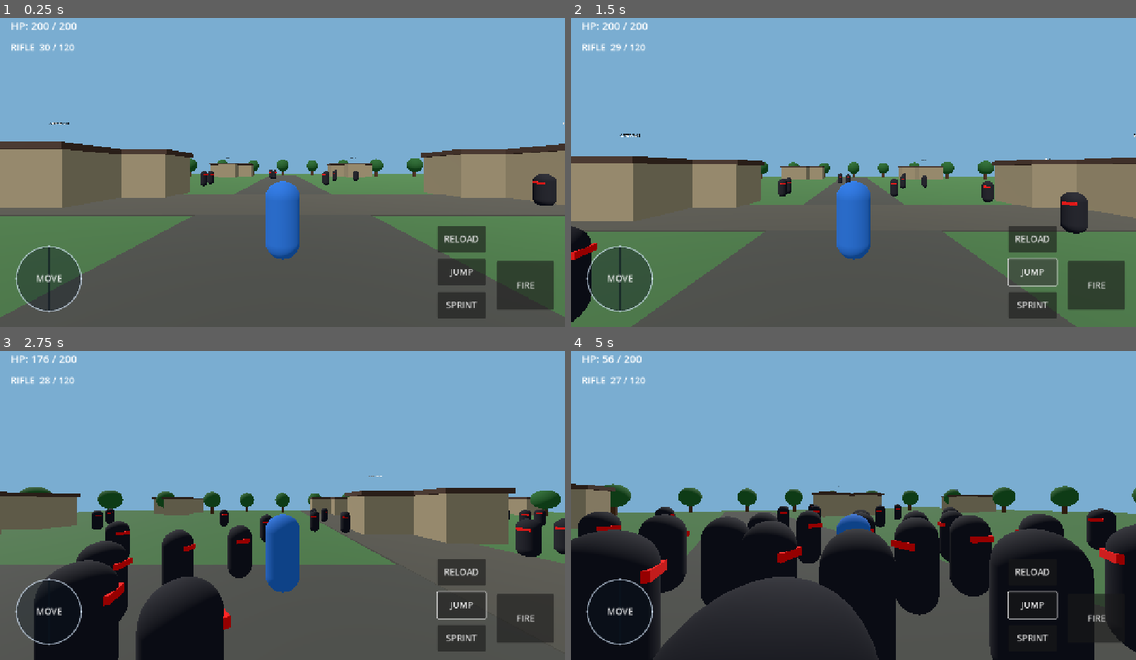
Above: before the commit, frames 1-4 (two rows, left to right).
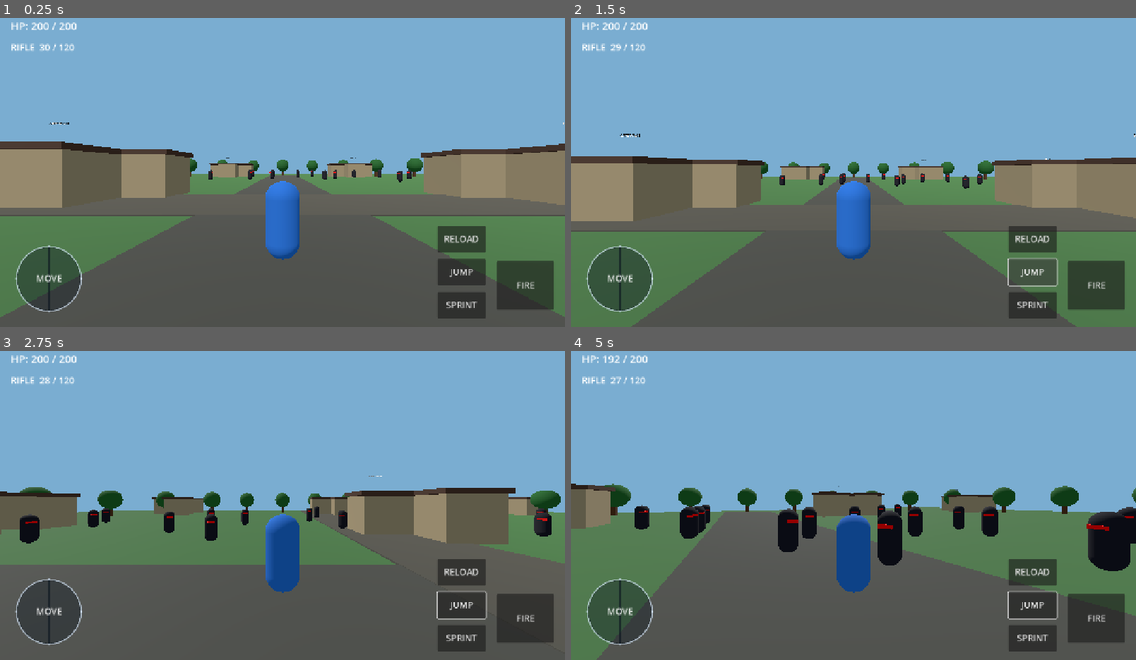
Above: after the commit, the same moments.

Repository: suhansarkerzzz-afk/Free-Fire-2017-Classic-Remastered
Game: Godot game, scene res://scenes/main.tscn
Two runs of this game, one before a commit and one after it. Both use one fixed random seed, a clock stepped at 60 frames per second and the inputs below.
Inputs (mouse positions are in pixels of both pictures, inside the frame that each line leads up to):
- Up to frame 1 (0.25 s): no input
- Up to frame 2 (1.5 s): click "FIRE" at 0.5 s; click "JUMP" at 1.25 s
- Up to frame 3 (2.75 s): move the mouse to (406, 483) at 2.02 s; hold D (move_right) from 2.03 s (still down); tap F (fire) at 2.1 s; click (406, 483) at 2.17 s; tap Space (jump) at 2.27 s
- Up to frame 4 (5 s): release D (move_right) at 2.75 s; drag from (740, 517) to (825, 564) at 2.77 s; move the mouse to (910, 431) at 3.52 s; hold D (move_right) 3.53-4.25 s; tap F (fire) at 3.6 s; drag from (825, 564) to (684, 452) at 4.27 s

The runs differ from the first frame. In frame 1, 0.7% of the frame differs, in the area x 35-99%, y 49-61%; in frame 2, 2.2%; in frame 3, 13%; in frame 4, 38%, in the area x 0-100%, y 1-100%.

Commit message:
Spread bot spawn positions across the island

Diff:
--- a/GodotPort/scripts/main.gd
+++ b/GodotPort/scripts/main.gd
@@ -170,16 +170,37 @@
         add_child(crown)
 
 func _spawn_bots() -> void:
+    # Spread the 49 bots across the island and keep a clear buffer around the player.
+    var spawn_points: Array[Vector3] = []
+    for i in range(BOT_COUNT):
+        var candidate := Vector3.ZERO
+        var accepted := false
+        for attempt in range(80):
+            var angle := rng.randf_range(0.0, TAU)
+            var radius := rng.randf_range(25.0, 49.0)
+            candidate = Vector3(cos(angle) * radius, 1.0, sin(angle) * radius)
+            var clear := candidate.distance_to(player.position) >= 18.0
+            if clear:
+                for existing in spawn_points:
+                    if candidate.distance_to(existing) < 5.0:
+                        clear = false
+                        break
+            if clear:
+                accepted = true
+                break
+        if not accepted:
+            var fallback_angle := TAU * float(i) / float(BOT_COUNT)
+            candidate = Vector3(cos(fallback_angle) * 43.0, 1.0, sin(fallback_angle) * 43.0)
+        spawn_points.append(candidate)
+
     for i in range(BOT_COUNT):
         var bot: CharacterBody3D = BotScript.new()
         bot.name = "VillainBot_%02d" % (i + 1)
         add_child(bot)
-        var angle := rng.randf_range(0.0, TAU)
-        var radius := rng.randf_range(14.0, 48.0)
-        bot.position = Vector3(cos(angle) * radius, 1.0, sin(angle) * radius)
+        bot.position = spawn_points[i]
         bot.target = player
         bot.died.connect(_on_bot_died)
-        bot.move_speed = rng.randf_range(3.8, 4.8)
+        bot.move_speed = rng.randf_range(3.4, 4.1)
         _make_actor_body(bot, Color(0.10, 0.10, 0.13), true)
         _add_bot_visor(bot)
 
